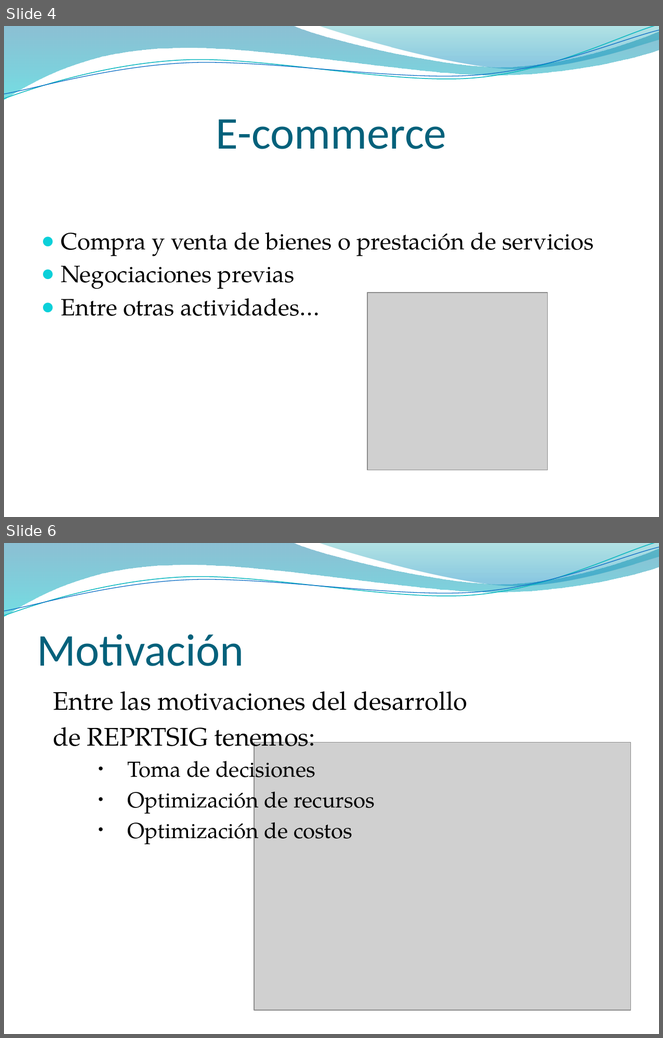
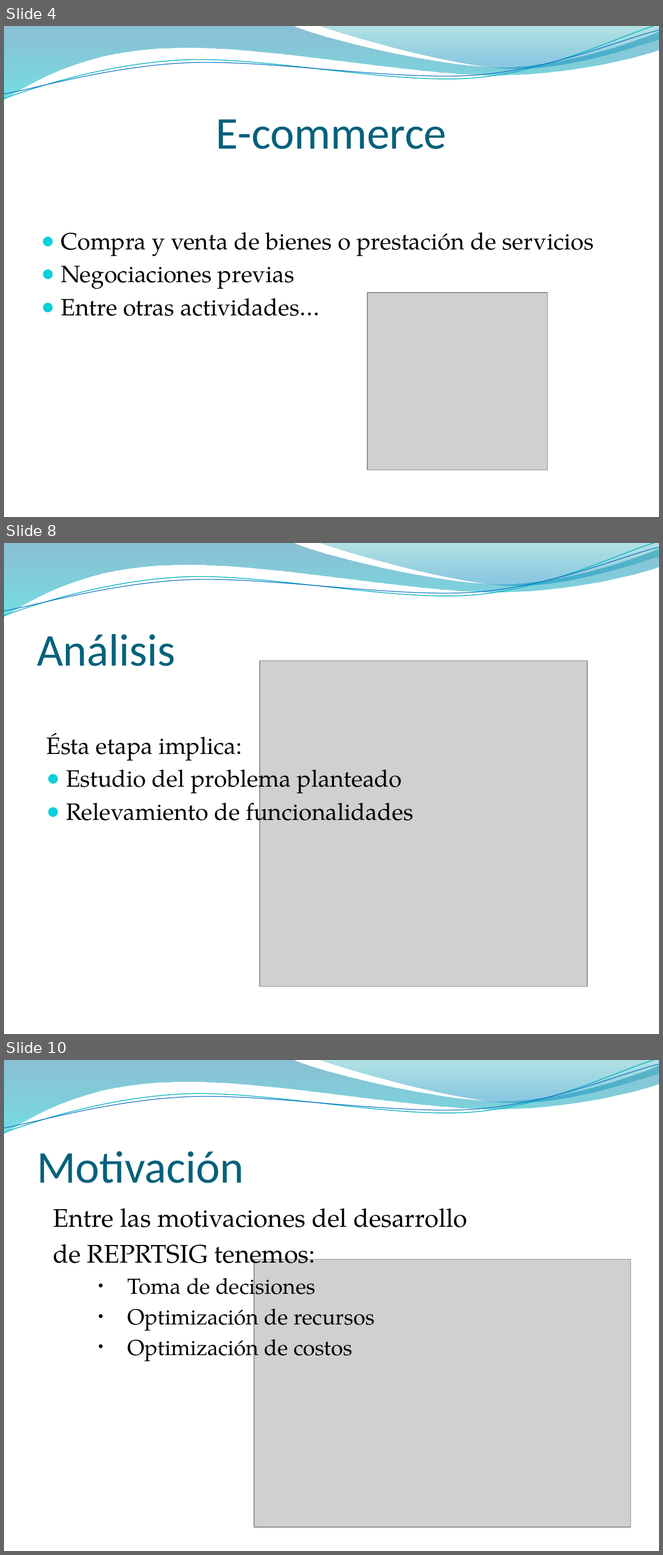
Before and after one commit to ORGTecnologo/7b6581PT, a slide deck: Documentacion/Entregas/Presentacion/Presentacion.pptx. Shown one above the other, each under a label of ours: slides 4 and 6 before the commit, slides 4, 8 and 10 after it; the slides between them are not shown. The pictures are 663x1038 and 663x1555 pixels, drawn with LibreOffice and Linux fonts; fonts in the diff are those of the drawing; grey boxes stand for pictures; background and template pictures are left out. Boxes give left, top, right and bottom in pixels: in the first picture for what was removed or moved away, otherwise in the second. Text is boxed around its words. In the diff, an @@ line names an element or a change of style, - is before the commit and + after.

```diff
--- a/Documentacion/Entregas/Presentacion/Presentacion.pptx
+++ b/Documentacion/Entregas/Presentacion/Presentacion.pptx
@@ slide 8 added at (4,543,659,1034), background picture (left out); not listed: 4 template elements that a slide beside it also shows @@
@@ title added at (37,634,176,666), 50 pt, text #04617B @@
+Análisis
@@ picture added at (260,661,588,987) @@
@@ text added at (46,733,413,829), 26 pt, text #000000 @@
+Ésta etapa implica:
+● Estudio del problema planteado
+● Relevamiento de funcionalidades
@@ what was slide 6 is now slide 10 @@
```
Also in this commit, not shown: 1 slide changed, 3 other slides added.
